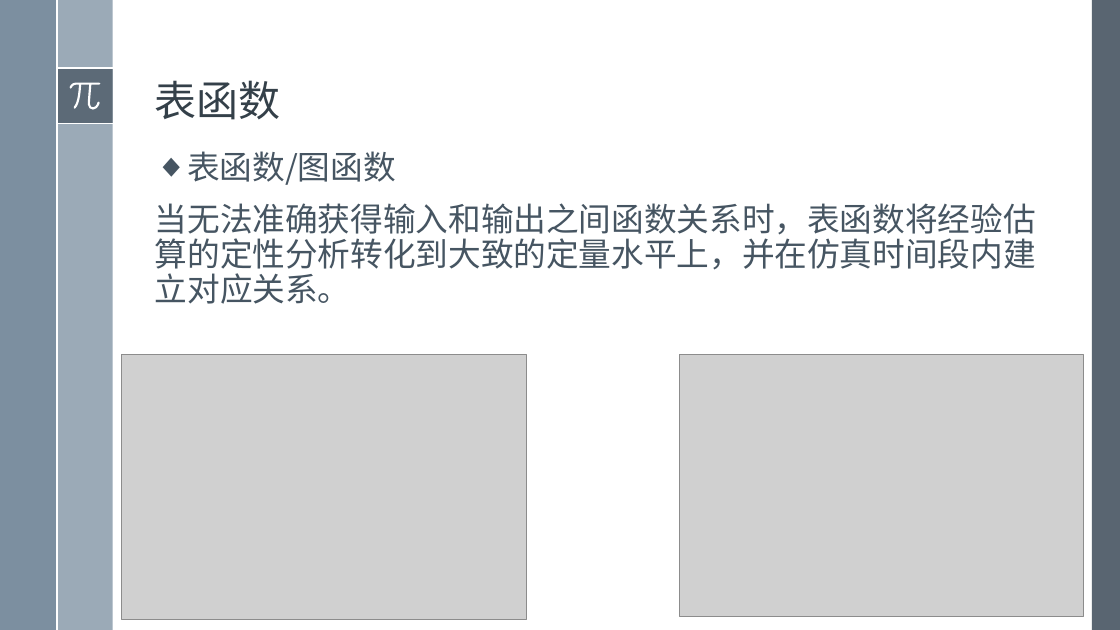
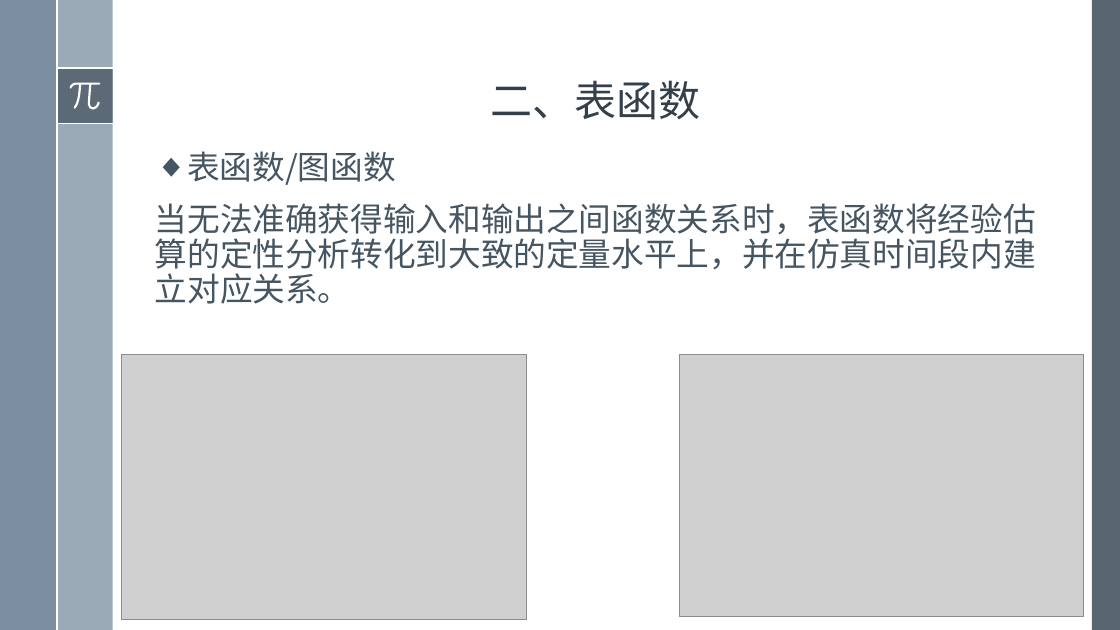
Before and after one commit to exoplanetX/SystemDynamics, a slide deck: slide 7 of 2019系统仿真-4-动态函数.pptx. Drawn at 1120x630 pixels with LibreOffice and Linux fonts; fonts in the diff are those of the drawing; grey boxes stand for pictures. Boxes give left, top, right and bottom in pixels: in the first picture for what was removed or moved away, otherwise in the second. Text is boxed around its words. In the diff, an @@ line names an element or a change of style, - is before the commit and + after.

```diff
--- a/2019系统仿真-4-动态函数.pptx
+++ b/2019系统仿真-4-动态函数.pptx
@@ title at [491,80,701,120]: text changed @@
-表函数
+二、表函数
```
Also in this commit, not shown: 9 other slides changed, 2 slides removed.
